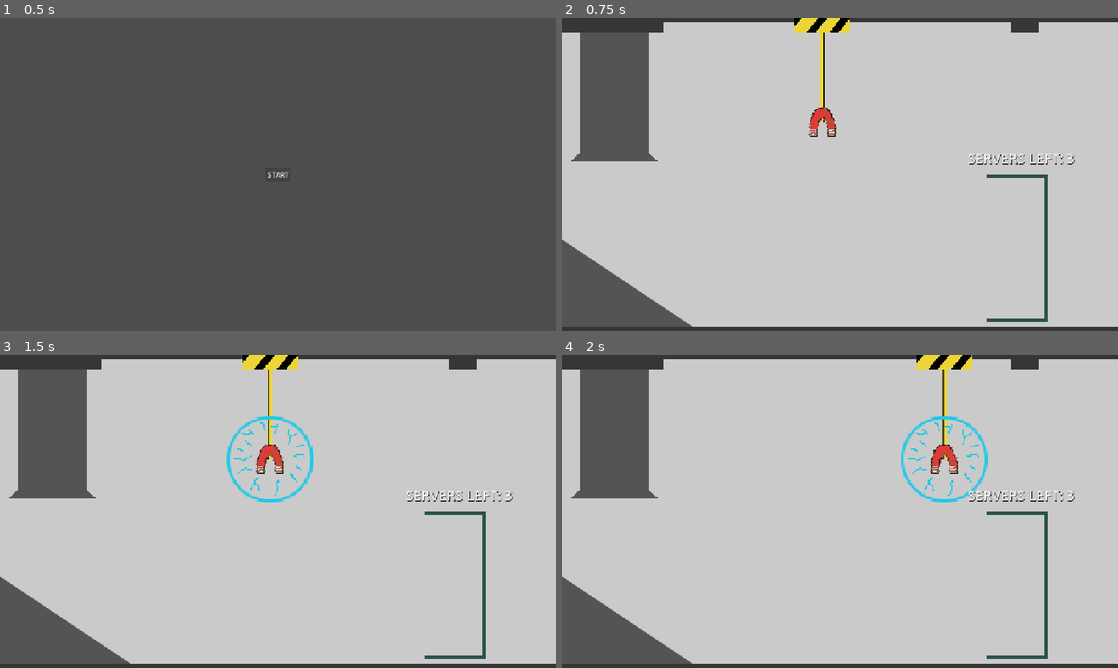
Above: before the commit, frames 1-4 (two rows, left to right).
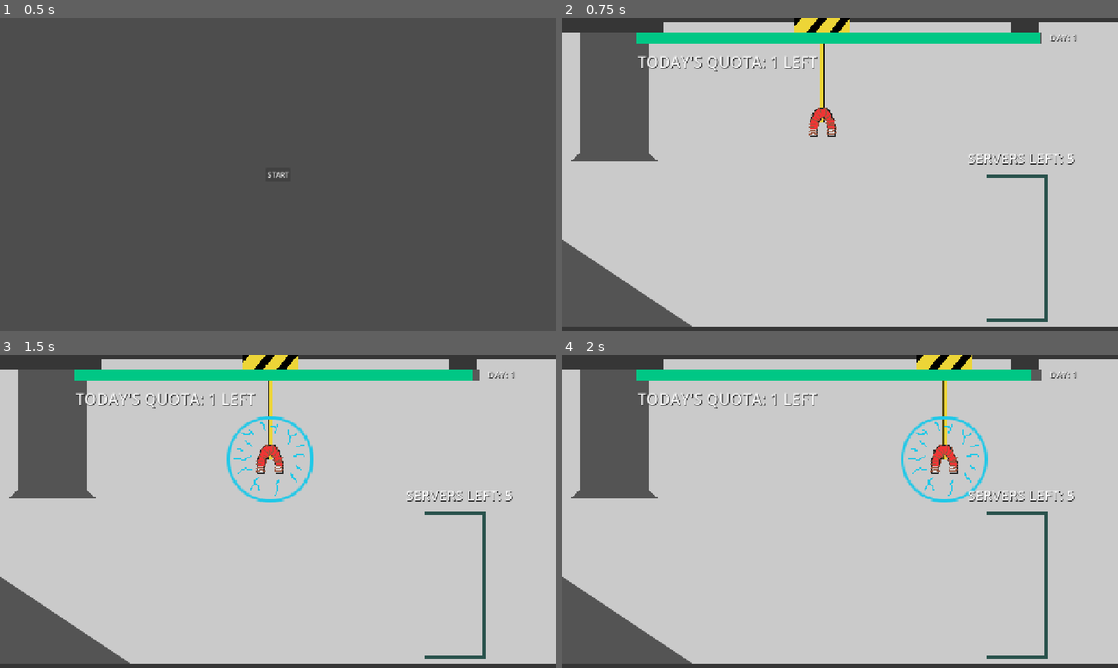
Above: after the commit, the same moments.

Repository: KeaganErasmus/Clod-Godo-Wild-Jam-99
Game: Godot game, scene res://Scenes/menu/starting_menu.tscn
Two runs of this game, one before a commit and one after it. Both use one fixed random seed, a clock stepped at 60 frames per second and the inputs below.
Inputs (mouse positions are in pixels of both pictures, inside the frame that each line leads up to):
- Up to frame 1 (0.5 s): no input
- Up to frame 2 (0.75 s): click "START" at 0.5 s
- Up to frame 3 (1.5 s): tap Enter at 1.25 s; move the mouse to (400, 495) at 1.27 s; hold D (move_right) from 1.28 s (still down); hold Space (magnetize) from 1.28 s (still down)
- Up to frame 4 (2 s): keep holding D (move_right); keep holding Space (magnetize)

Frame 1 is identical in both runs. In frame 2, 3.1% of the frame differs, in the area x 13-93%, y 4-46%; in frame 3, 3.1%; in frame 4, 3.1%.

Commit message:
feat(): add timer bar, lose scene, quota, ui updates

Diff:
--- /dev/null
+++ b/Scenes/menu/you_lose.gd
@@ -0,0 +1,8 @@
+extends Control
+
+@onready var start_over_button = $VBoxContainer/StartOverButton
+
+
+
+func _on_start_over_button_pressed() -> void:
+	Global._start_game()
--- /dev/null
+++ b/Scenes/menu/you_lose.tscn
@@ -0,0 +1,40 @@
+[gd_scene format=3 uid="uid://duiavu3sqbkmi"]
+
+[ext_resource type="Script" uid="uid://bxonmohjglid4" path="res://Scenes/menu/you_lose.gd" id="1_viai8"]
+
+[node name="YouLose" type="Control" unique_id=1122728193]
+layout_mode = 3
+anchors_preset = 15
+anchor_right = 1.0
+anchor_bottom = 1.0
+grow_horizontal = 2
+grow_vertical = 2
+script = ExtResource("1_viai8")
+
+[node name="VBoxContainer" type="VBoxContainer" parent="." unique_id=1409871191]
+layout_mode = 1
+anchors_preset = 8
+anchor_left = 0.5
+anchor_top = 0.5
+anchor_right = 0.5
+anchor_bottom = 0.5
+offset_left = -20.0
+offset_top = -20.0
+offset_right = 20.0
+offset_bottom = 20.0
+grow_horizontal = 2
+grow_vertical = 2
+
+[node name="YouLoseLabel" type="Label" parent="VBoxContainer" unique_id=1722526381]
+layout_mode = 2
+theme_override_font_sizes/font_size = 81
+text = "YOU LOSE"
+horizontal_alignment = 1
+
+[node name="StartOverButton" type="Button" parent="VBoxContainer" unique_id=1989303195]
+layout_mode = 2
+size_flags_horizontal = 4
+theme_override_font_sizes/font_size = 34
+text = "TRY AGAIN"
+
+[connection signal="pressed" from="VBoxContainer/StartOverButton" to="." method="_on_start_over_button_pressed"]
--- a/Scenes/stacking/scenes/stacking.tscn
+++ b/Scenes/stacking/scenes/stacking.tscn
@@ -7,6 +7,7 @@
 [ext_resource type="PackedScene" uid="uid://bjhnkh8p5ckgb" path="res://Scenes/stacking/scenes/claw.tscn" id="4_i4x58"]
 [ext_resource type="Texture2D" uid="uid://14heco41f0wx" path="res://Scenes/stacking/art/ramp.png" id="6_wv320"]
 [ext_resource type="PackedScene" uid="uid://caueu5xqp6wmj" path="res://Scenes/stacking/scenes/stacking_ui.tscn" id="7_m5enb"]
+[ext_resource type="PackedScene" uid="uid://n7w243o1qxms" path="res://global_ui.tscn" id="8_t5a04"]
 
 [sub_resource type="RectangleShape2D" id="RectangleShape2D_dr77u"]
 size = Vector2(6, 343)
@@ -233,8 +234,10 @@
 [node name="StackingUI" parent="." unique_id=1248863749 instance=ExtResource("7_m5enb")]
 
 [node name="NextSceneDelay" type="Timer" parent="." unique_id=1763549496]
-wait_time = 2.0
+wait_time = 0.5
 one_shot = true
+
+[node name="GlobalUI" parent="." unique_id=880697242 instance=ExtResource("8_t5a04")]
 
 [connection signal="servers_mounted" from="StackRack" to="." method="_on_stack_rack_servers_mounted"]
 [connection signal="body_entered" from="KillBox" to="." method="_on_kill_box_body_entered"]
--- a/Scenes/stacking/scenes/stacking_ui.tscn
+++ b/Scenes/stacking/scenes/stacking_ui.tscn
@@ -17,3 +17,20 @@
 theme_override_colors/font_shadow_color = Color(0, 0, 0, 1)
 theme_override_font_sizes/font_size = 32
 text = "SERVERS LEFT: 0"
+
+[node name="WinLabel" type="Label" parent="." unique_id=455777441]
+anchors_preset = 8
+anchor_left = 0.5
+anchor_top = 0.5
+anchor_right = 0.5
+anchor_bottom = 0.5
+offset_left = 329.0
+offset_top = -143.0
+offset_right = 487.0
+offset_bottom = -66.0
+grow_horizontal = 2
+grow_vertical = 2
+theme_override_colors/font_shadow_color = Color(0, 0, 0, 1)
+theme_override_font_sizes/font_size = 56
+text = "HOLD"
+horizontal_alignment = 1
--- a/Scenes/stacking/scripts/stacking.gd
+++ b/Scenes/stacking/scripts/stacking.gd
@@ -3,16 +3,32 @@
 var server_scene = load("res://Scenes/stacking/scenes/server.tscn")
 
 @onready var server_count_label = $StackingUI/MarginContainer/ServerCountLabel
+@onready var win_label = $StackingUI/WinLabel
+
 var server_count_text = "SERVERS LEFT: "
 var servers_left = Global.server_quota
+var server_stack_wait_time: float = 1 # how long the stack must hold before winning
+var has_won = false
 
 # Called when the node enters the scene tree for the first time.
 func _ready() -> void:
+	win_label.visible = false
 	_set_server_count(servers_left)
+	Global._start_global_timer()
 
 func _win_stacking():
-	print("YOU WON")
-	$NextSceneDelay.start()
+	if not has_won:
+		win_label.text = "HOLD..."
+		win_label.visible = true
+		await get_tree().create_timer(server_stack_wait_time).timeout
+
+		if servers_left <= 0:
+			has_won = true
+			Global._stop_global_timer()
+			win_label.text = "GOOD ENOUGH"
+			$NextSceneDelay.start()
+		else:
+			win_label.visible = false
 
 func _on_timer_timeout() -> void:
 	var server = server_scene.instantiate()
@@ -25,13 +41,14 @@
 	_set_server_count(Global.server_quota - count)
 
 func _set_server_count(count: int):
-	servers_left = count
-	if count < 0:
-		count = 0
-	server_count_label.text = server_count_text + str(count)
+	if not has_won:
+		servers_left = count
+		if count < 0:
+			count = 0
+		server_count_label.text = server_count_text + str(count)
 
-	if servers_left <= 0:
-		_win_stacking()
+		if servers_left <= 0:
+			_win_stacking()
 
 
 func _on_next_scene_delay_timeout() -> void:
--- a/Scenes/transition/transition.gd
+++ b/Scenes/transition/transition.gd
@@ -3,9 +3,15 @@
 var rng = RandomNumberGenerator.new()
 
 @onready var data_center_area = $Area2D/CollisionShape2D
+@onready var data_center_count_label = $Control/Control/VBoxContainer/MarginContainer2/DataCenterCount
 var data_center_scene = load("res://Scenes/transition/data_center.tscn")
 
+var data_center_count_text = "DATA CENTERS: "
+var data_center_start_spawn_delay: float = 0.5
+var data_center_spawn_delay: float = 0.1
+
 func _ready() -> void:
+	data_center_count_label.text = data_center_count_text + str(Global.data_center_count)
 	var data_center_area_rect = data_center_area.shape.get_rect()
 
 	var area_min_x = data_center_area_rect.position.x
@@ -20,6 +26,8 @@
 	for data_center_pos in Global.data_center_list:
 		_spawn_data_center(data_center_pos.x, data_center_pos.y)
 
+	await get_tree().create_timer(data_center_start_spawn_delay).timeout
+
 	# Spawn new data centers and add them to the list
 	for i in Global.data_center_count - Global.data_center_list.size():
 		var random_x = rng.randf_range(area_min_x, area_max_x)
@@ -28,8 +36,13 @@
 
 		_spawn_data_center(random_x, random_y)
 		Global.data_center_list.append(Vector2(random_x, random_y))
+		await get_tree().create_timer(data_center_spawn_delay).timeout
 
 func _spawn_data_center(x, y):
 	var data_center = data_center_scene.instantiate()
 	$Area2D/DataCenters.add_child(data_center)
 	data_center.position = Vector2(x, y)
+
+
+func _on_next_day_button_pressed() -> void:
+	Global._next_day()
--- a/Scenes/transition/transition.tscn
+++ b/Scenes/transition/transition.tscn
@@ -1,10 +1,10 @@
 [gd_scene format=3 uid="uid://dibk1q41y5idt"]
 
-[ext_resource type="Texture2D" uid="uid://b5t3kvhooudfh" path="res://Scenes/transition/art/kaikoura.png" id="1_kf3f5"]
 [ext_resource type="Script" uid="uid://dlg0roic52g74" path="res://Scenes/transition/transition.gd" id="1_rkbkv"]
+[ext_resource type="Texture2D" uid="uid://diantxj87g6er" path="res://Scenes/transition/art/kaikoura 2.png" id="2_rkbkv"]
 
 [sub_resource type="RectangleShape2D" id="RectangleShape2D_ke0wg"]
-size = Vector2(1280, 584.5)
+size = Vector2(1240, 370)
 
 [node name="Transition" type="Node2D" unique_id=1681195250]
 script = ExtResource("1_rkbkv")
@@ -12,13 +12,54 @@
 [node name="Sprite2D" type="Sprite2D" parent="." unique_id=410792413]
 position = Vector2(640, 359.74997)
 scale = Vector2(2, 1.6873536)
-texture = ExtResource("1_kf3f5")
+texture = ExtResource("2_rkbkv")
 
 [node name="Area2D" type="Area2D" parent="." unique_id=401423528]
 
+[node name="CollisionShape2D" type="CollisionShape2D" parent="Area2D" unique_id=1930125630]
+position = Vector2(640, 512)
+shape = SubResource("RectangleShape2D_ke0wg")
+
 [node name="DataCenters" type="Node2D" parent="Area2D" unique_id=470357474]
-position = Vector2(640, 428.75)
+position = Vector2(640, 512)
 
-[node name="CollisionShape2D" type="CollisionShape2D" parent="Area2D" unique_id=1930125630]
-position = Vector2(640, 428.75)
-shape = SubResource("RectangleShape2D_ke0wg")
+[node name="Control" type="CanvasLayer" parent="." unique_id=1524183108]
+
+[node name="Control" type="Control" parent="Control" unique_id=1352998991]
+layout_mode = 3
+anchors_preset = 15
+anchor_right = 1.0
+anchor_bottom = 1.0
+grow_horizontal = 2
+grow_vertical = 2
+
+[node name="VBoxContainer" type="VBoxContainer" parent="Control/Control" unique_id=1750526301]
+layout_mode = 1
+anchors_preset = 5
+anchor_left = 0.5
+anchor_right = 0.5
+offset_left = -108.0
+offset_right = 108.0
+offset_bottom = 75.0
+grow_horizontal = 2
+
+[node name="MarginContainer2" type="MarginContainer" parent="Control/Control/VBoxContainer" unique_id=1902480233]
+layout_mode = 2
+theme_override_constants/margin_top = 223
+
+[node name="DataCenterCount" type="Label" parent="Control/Control/VBoxContainer/MarginContainer2" unique_id=1944629989]
+layout_mode = 2
+theme_override_colors/font_shadow_color = Color(0, 0, 0, 1)
+theme_override_font_sizes/font_size = 29
+text = "DATA CENTERS:"
+horizontal_alignment = 1
+
+[node name="MarginContainer" type="MarginContainer" parent="Control/Control/VBoxContainer" unique_id=1199317883]
+layout_mode = 2
+
+[node name="NextDayButton" type="Button" parent="Control/Control/VBoxContainer/MarginContainer" unique_id=1652470605]
+layout_mode = 2
+size_flags_horizontal = 4
+text = "CONTINUE"
+
+[connection signal="pressed" from="Control/Control/VBoxContainer/MarginContainer/NextDayButton" to="." method="_on_next_day_button_pressed"]
--- a/global.gd
+++ b/global.gd
@@ -4,8 +4,8 @@
 var plugging_scene = preload("res://Scenes/Plugging/plugging.tscn")
 var transition_scene = preload("res://Scenes/transition/transition.tscn")
 var start_menu_scene = preload("res://Scenes/menu/starting_menu.tscn")
+var you_lose_scene = preload("res://Scenes/menu/you_lose.tscn")
 
-var current_scene = null
 var default_scene = start_menu_scene
 
 var day_scene_order: Array[PackedScene] = [stacking_scene]
@@ -17,33 +17,87 @@
 var data_center_list: Array[Vector2] = [] # persist data center positions in transition scene
 
 # Global Values
-var days_elapsed: int = 1
-var data_center_count: int = 0 # current number of data centers
-var data_center_quota: int = 1 # starts at 1 and goes up
-var energy_reserve: float = 100 # you lose when you run out
-var energy_drain_rate: float = 1 # how much energy drains per second
-var server_quota: int = 3 # starts at 3 but can go up
+var days_elapsed: int
+var data_center_count: int # current number of data centers
+var data_center_quota: int # how many data centers need to be completed
+var max_time_left: float
+var timer_drain_rate: float
+var current_time_left: float # you lose when you run out
+var server_quota: int
+var is_timer_active: bool
+
+func _reset_global_variables():
+	day_scene_order = [stacking_scene]
+	current_scene_index = 0
+	data_center_list = [] # persist data center positions in transition scene
+	days_elapsed = 1
+	data_center_count = 0 # current number of data centers
+	data_center_quota = 1 # how many data centers need to be completed
+	max_time_left = 60
+	timer_drain_rate = 1
+	current_time_left = max_time_left # you lose when you run out
+	server_quota = 5 # starts at 3 but can go up
+	is_timer_active = false
+
 
 func _ready() -> void:
+	_reset_global_variables()
+	Global._reset_global_timer()
 	if not dev_start_from_current_scene:
-		current_scene = default_scene
 		get_tree().change_scene_to_packed.call_deferred(default_scene)
 
+func _process(delta: float) -> void:
+	if is_timer_active:
+		_run_global_timer(delta)
+
 func _start_game():
+	_reset_global_variables()
 	get_tree().change_scene_to_packed.call_deferred(day_scene_order[0])
 
 func _next_scene():
 	current_scene_index += 1
 
 	if current_scene_index >= day_scene_order.size():
+		data_center_count += 1
+
+	# you completed the day quota
+	if current_scene_index >= day_scene_order.size() and data_center_count >= data_center_quota:
 		get_tree().change_scene_to_packed.call_deferred(transition_scene)
+
+	# you created a data center but haven't met quota
+	elif current_scene_index >= day_scene_order.size() and data_center_count < data_center_quota:
+		get_tree().change_scene_to_packed.call_deferred(day_scene_order[0])
+
+	# next task
 	else:
 		get_tree().change_scene_to_packed.call_deferred(day_scene_order[current_scene_index])
 
 func _next_day():
+	_reset_global_timer()
 	days_elapsed += 1
 
 	# Update Quota/Difficulty here
+	data_center_quota += days_elapsed
 
 	current_scene_index = 0
 	get_tree().change_scene_to_packed.call_deferred(day_scene_order[current_scene_index])
+
+func _run_global_timer(delta: float):
+	current_time_left -= timer_drain_rate * delta
+	#print(current_time_left)
+	if current_time_left <= 0:
+		_stop_global_timer()
+		_lose_game()
+
+func _reset_global_timer():
+	is_timer_active = false
+	current_time_left = max_time_left
+
+func _start_global_timer():
+	is_timer_active = true
+
+func _stop_global_timer():
+	is_timer_active = false
+
+func _lose_game():
+	get_tree().change_scene_to_packed.call_deferred(you_lose_scene)
--- a/global_ui.gd
+++ b/global_ui.gd
@@ -1 +1,20 @@
 extends CanvasLayer
+
+@onready var quota_label = $Control/QuotaLabel
+@onready var time_left_bar = $Control/TimeLeft
+@onready var day_count_label = $Control/DayLabel
+
+var quota_label_text = "TODAY'S QUOTA: "
+var data_centers_left: int
+
+func _ready():
+	day_count_label.text = "DAY: " + str(Global.days_elapsed)
+	data_centers_left = Global.data_center_quota - Global.data_center_count
+	quota_label.text = quota_label_text + str(data_centers_left) + " LEFT"
+	time_left_bar.max_value = Global.max_time_left
+	time_left_bar.min_value = 0
+
+func _process(delta: float) -> void:
+	data_centers_left = Global.data_center_quota - Global.data_center_count
+	quota_label.text = quota_label_text + str(data_centers_left) + " LEFT"
+	time_left_bar.value = Global.current_time_left
--- a/global_ui.tscn
+++ b/global_ui.tscn
@@ -1,6 +1,12 @@
 [gd_scene format=3 uid="uid://n7w243o1qxms"]
 
 [ext_resource type="Script" uid="uid://dfmi8i6ertbhj" path="res://global_ui.gd" id="1_b2grt"]
+
+[sub_resource type="StyleBoxFlat" id="StyleBoxFlat_ke0wg"]
+bg_color = Color(0.35, 0.35, 0.35, 1)
+
+[sub_resource type="StyleBoxFlat" id="StyleBoxFlat_mduoy"]
+bg_color = Color(0, 0.78039217, 0.52156866, 1)
 
 [node name="GlobalUI" type="CanvasLayer" unique_id=880697242]
 script = ExtResource("1_b2grt")
@@ -13,9 +19,34 @@
 grow_horizontal = 2
 grow_vertical = 2
 
-[node name="ProgressBar" type="ProgressBar" parent="Control" unique_id=1277560138]
+[node name="TimeLeft" type="ProgressBar" parent="Control" unique_id=1277560138]
 layout_mode = 0
-offset_left = 38.0
+offset_left = 172.0
 offset_top = 33.0
-offset_right = 508.0
+offset_right = 1103.0
 offset_bottom = 60.0
+theme_override_styles/background = SubResource("StyleBoxFlat_ke0wg")
+theme_override_styles/fill = SubResource("StyleBoxFlat_mduoy")
+show_percentage = false
+
+[node name="QuotaLabel" type="Label" parent="Control" unique_id=34524630]
+layout_mode = 0
+offset_left = 174.0
+offset_top = 76.0
+offset_right = 320.0
+offset_bottom = 126.0
+theme_override_colors/font_shadow_color = Color(0, 0, 0, 1)
+theme_override_font_sizes/font_size = 36
+text = "QUOTA: "
+horizontal_alignment = 1
+
+[node name="DayLabel" type="Label" parent="Control" unique_id=20322868]
+layout_mode = 0
+offset_left = 1081.0
+offset_top = 30.0
+offset_right = 1227.0
+offset_bottom = 80.0
+theme_override_colors/font_shadow_color = Color(0, 0, 0, 1)
+theme_override_font_sizes/font_size = 20
+text = "DAY: 1"
+horizontal_alignment = 1
Not shown, added: Scenes/menu/you_lose.gd.uid
Binary file added: Scenes/transition/art/kaikoura 2.png
Not shown, added: Scenes/transition/art/kaikoura 2.png.import
